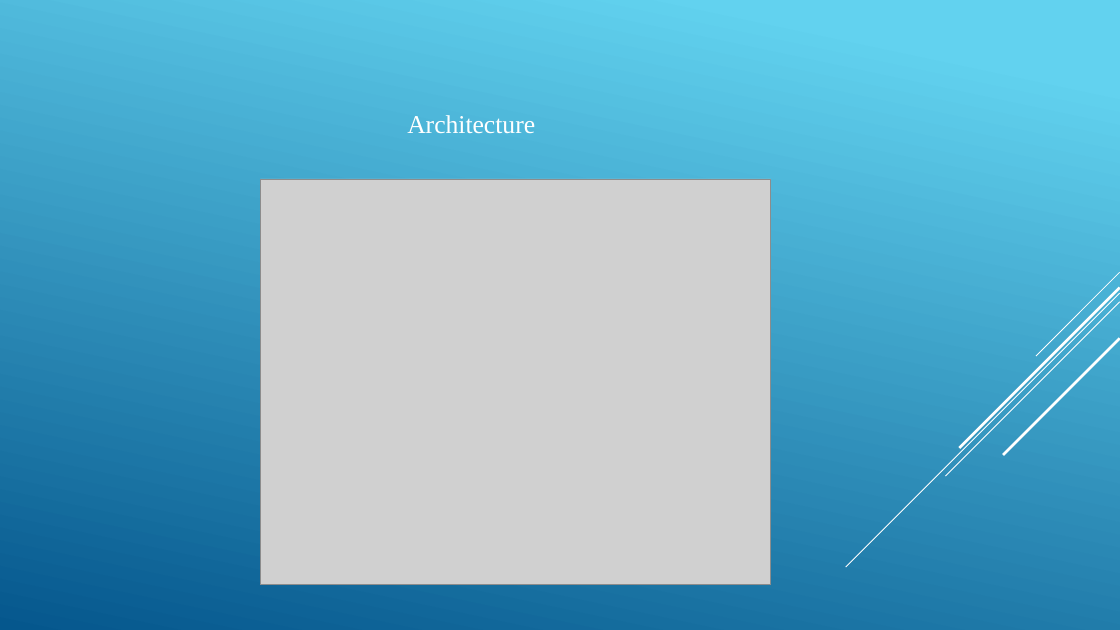
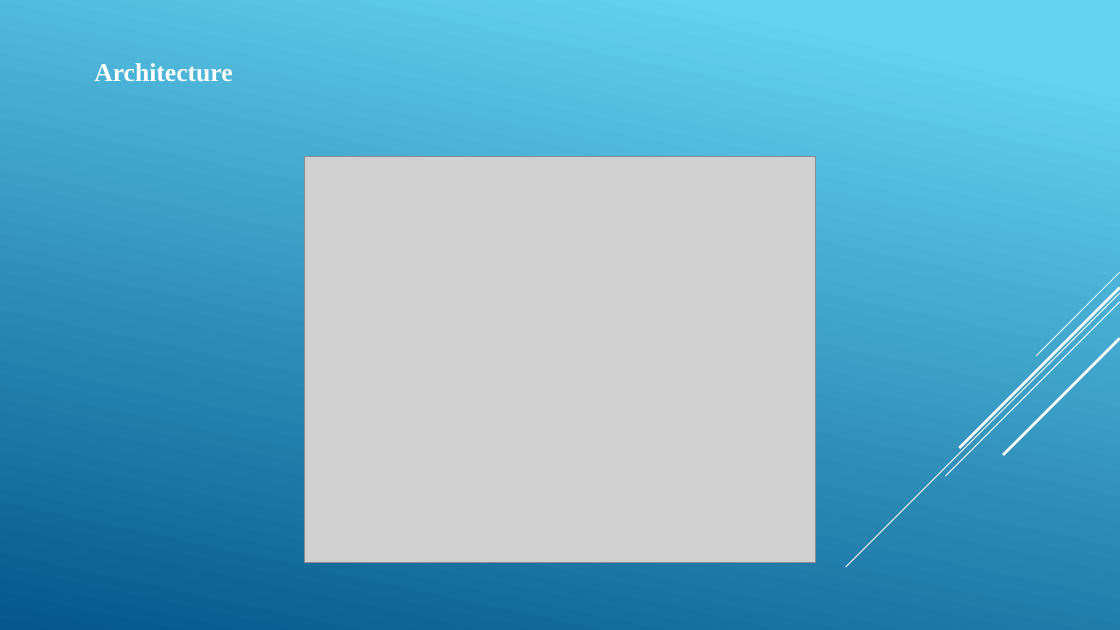
Before and after one commit to ashokkumars01/Stores-Sales-Prediction, a slide deck: slide 5 of Docs/DPR_Store_Sales_Prediction.pptx. Drawn at 1120x630 pixels with LibreOffice and Linux fonts; fonts in the diff are those of the drawing; grey boxes stand for pictures. Boxes give left, top, right and bottom in pixels: in the first picture for what was removed or moved away, otherwise in the second. Text is boxed around its words. In the diff, an @@ line names an element or a change of style, - is before the commit and + after.

```diff
--- a/Docs/DPR_Store_Sales_Prediction.pptx
+++ b/Docs/DPR_Store_Sales_Prediction.pptx
@@ text "Architecture": place and size @@
-text "Architecture" at (407, 115, 535, 133)
+text "Architecture" at (94, 63, 232, 82)
@@ text "Architecture" at (94, 63, 232, 82): bold on; list level 9 to 1 in "Architecture"; vertical alignment middle to top @@
@@ picture: place and size @@
-picture at (260, 179, 770, 585)
+picture at (305, 156, 815, 562)
```
Also in this commit, not shown: 11 other slides changed, 1 slide removed, 1 other file.
